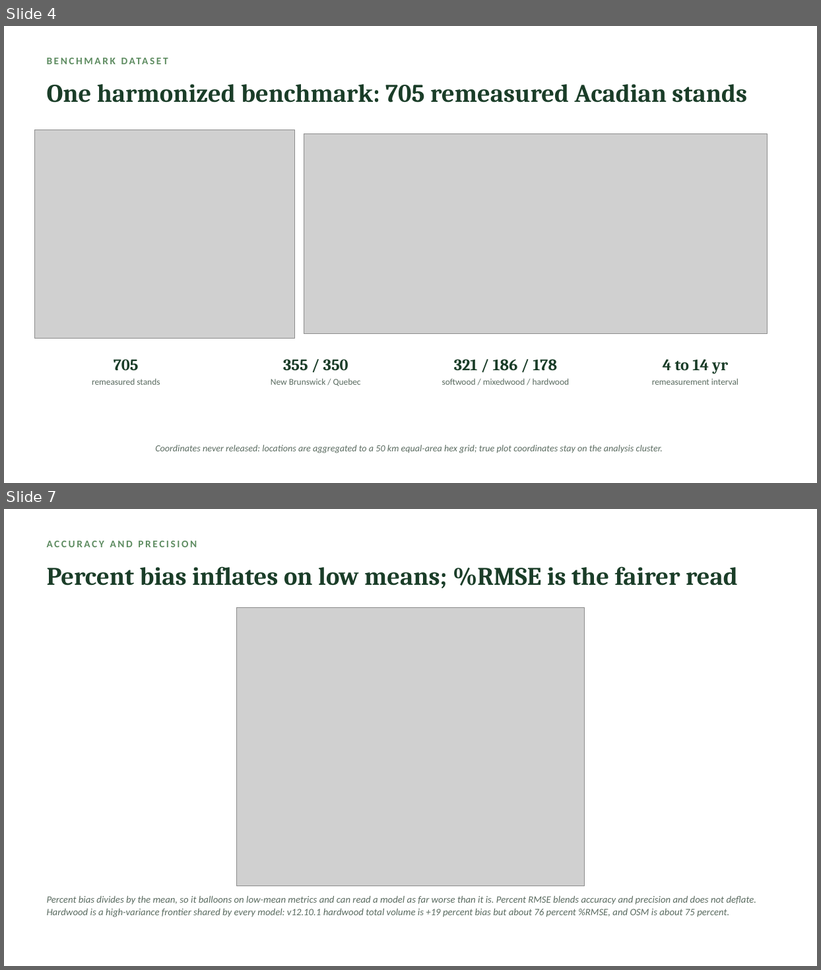
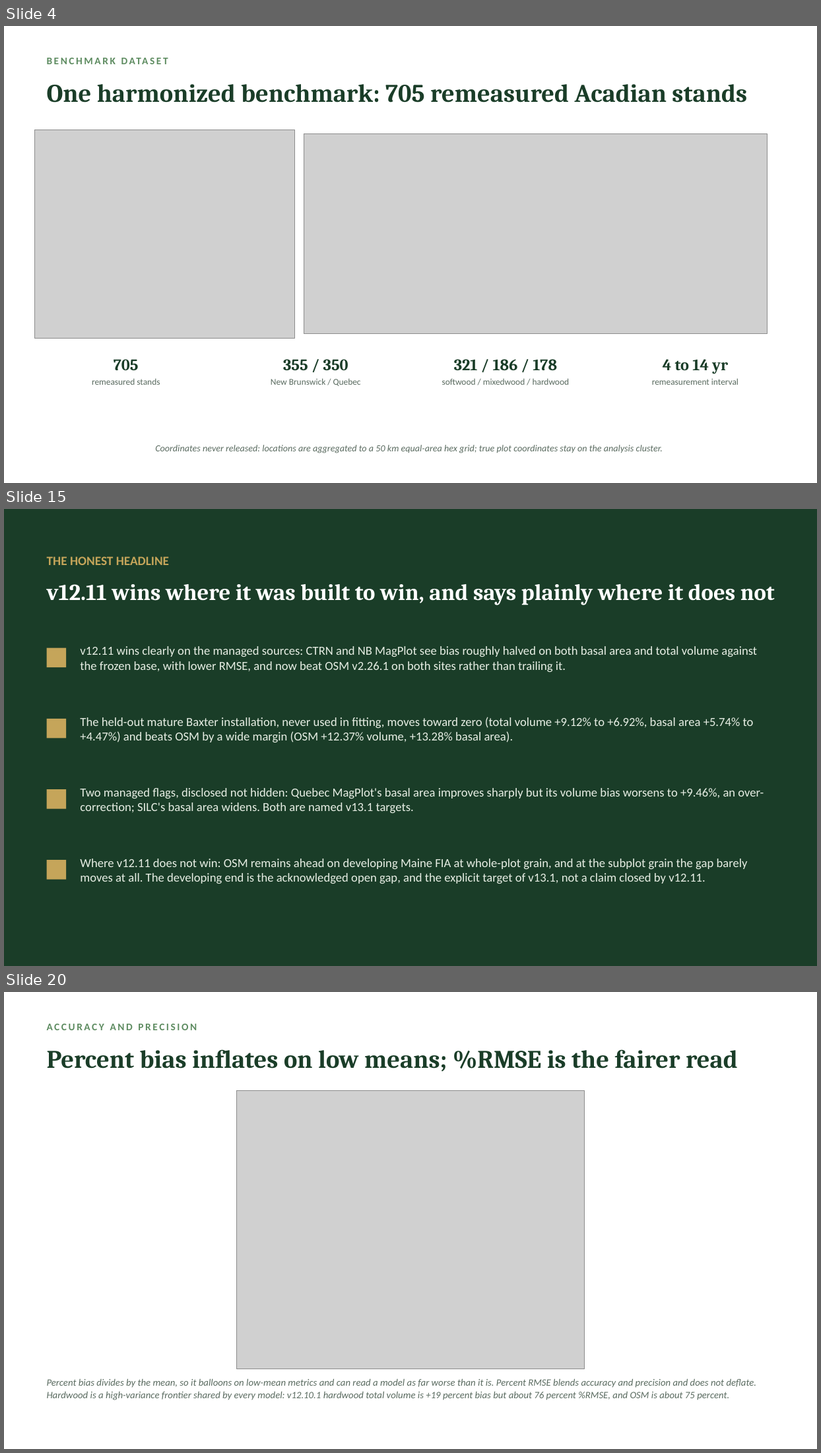
Before and after one commit to holoros/fvs-acd, a slide deck: FVS-ACD_Hennigar_Aug2026.pptx. Shown one above the other, each under a label of ours: slides 4 and 7 before the commit, slides 4, 15 and 20 after it; the slides between them are not shown. The pictures are 821x970 and 821x1453 pixels, drawn with LibreOffice and Linux fonts; fonts in the diff are those of the drawing; grey boxes stand for pictures. Boxes give left, top, right and bottom in pixels: in the first picture for what was removed or moved away, otherwise in the second. Text is boxed around its words. In the diff, an @@ line names an element or a change of style, - is before the commit and + after.

```diff
--- a/FVS-ACD_Hennigar_Aug2026.pptx
+++ b/FVS-ACD_Hennigar_Aug2026.pptx
@@ slide 15 added at (4, 509, 817, 966), background #FFFFFF @@
@@ rectangle added at (4, 509, 817, 966), fill #1A3D28 @@
@@ text added at (47, 557, 169, 565), 15 pt, text #C5A55A, bold @@
+THE HONEST HEADLINE
@@ text added at (47, 584, 775, 605), 27 pt, text #FFFFFF, bold @@
+v12.11 wins where it was built to win, and says plainly where it does not
@@ text added at (80, 646, 757, 672), 14.5 pt, text #E7EEE4 @@
+v12.11 wins clearly on the managed sources: CTRN and NB MagPlot see bias roughly halved on both basal area and total volume against the frozen base, with lower RMSE, and now beat OSM v2.26.1 on both sites rather than trailing it.
@@ rectangle added at (47, 648, 66, 667), fill #C5A55A @@
@@ rectangle added at (47, 719, 66, 739), fill #C5A55A @@
@@ text added at (80, 717, 754, 743), 14.5 pt, text #E7EEE4 @@
+The held-out mature Baxter installation, never used in fitting, moves toward zero (total volume +9.12% to +6.92%, basal area +5.74% to +4.47%) and beats OSM by a wide margin (OSM +12.37% volume, +13.28% basal area).
@@ rectangle added at (47, 789, 66, 809), fill #C5A55A @@
@@ text added at (80, 788, 764, 813), 14.5 pt, text #E7EEE4 @@
+Two managed flags, disclosed not hidden: Quebec MagPlot's basal area improves sharply but its volume bias worsens to +9.46%, an over-correction; SILC's basal area widens. Both are named v13.1 targets.
@@ rectangle added at (47, 860, 66, 880), fill #C5A55A @@
@@ text added at (80, 859, 748, 884), 14.5 pt, text #E7EEE4 @@
+Where v12.11 does not win: OSM remains ahead on developing Maine FIA at whole-plot grain, and at the subplot grain the gap barely moves at all. The developing end is the acknowledged open gap, and the explicit target of v13.1, not a claim closed by v12.11.
@@ what was slide 7 is now slide 20 @@
```
Also in this commit, not shown: 12 slides changed, 21 other slides added, 2 slides removed, 33 other files.
